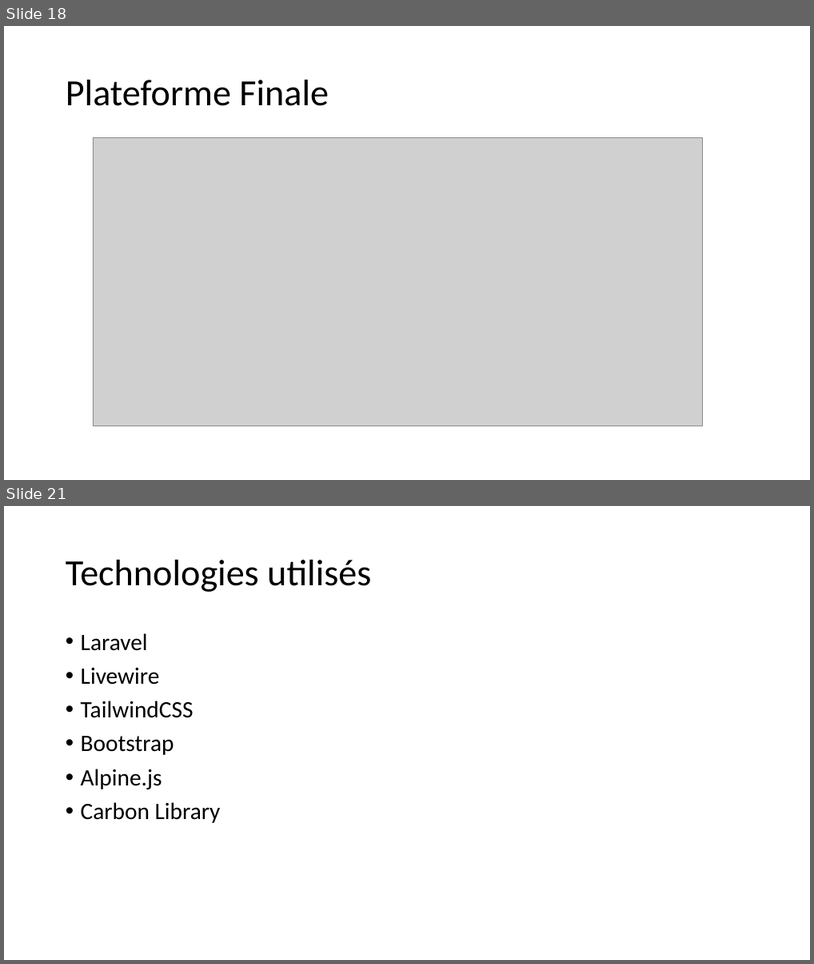
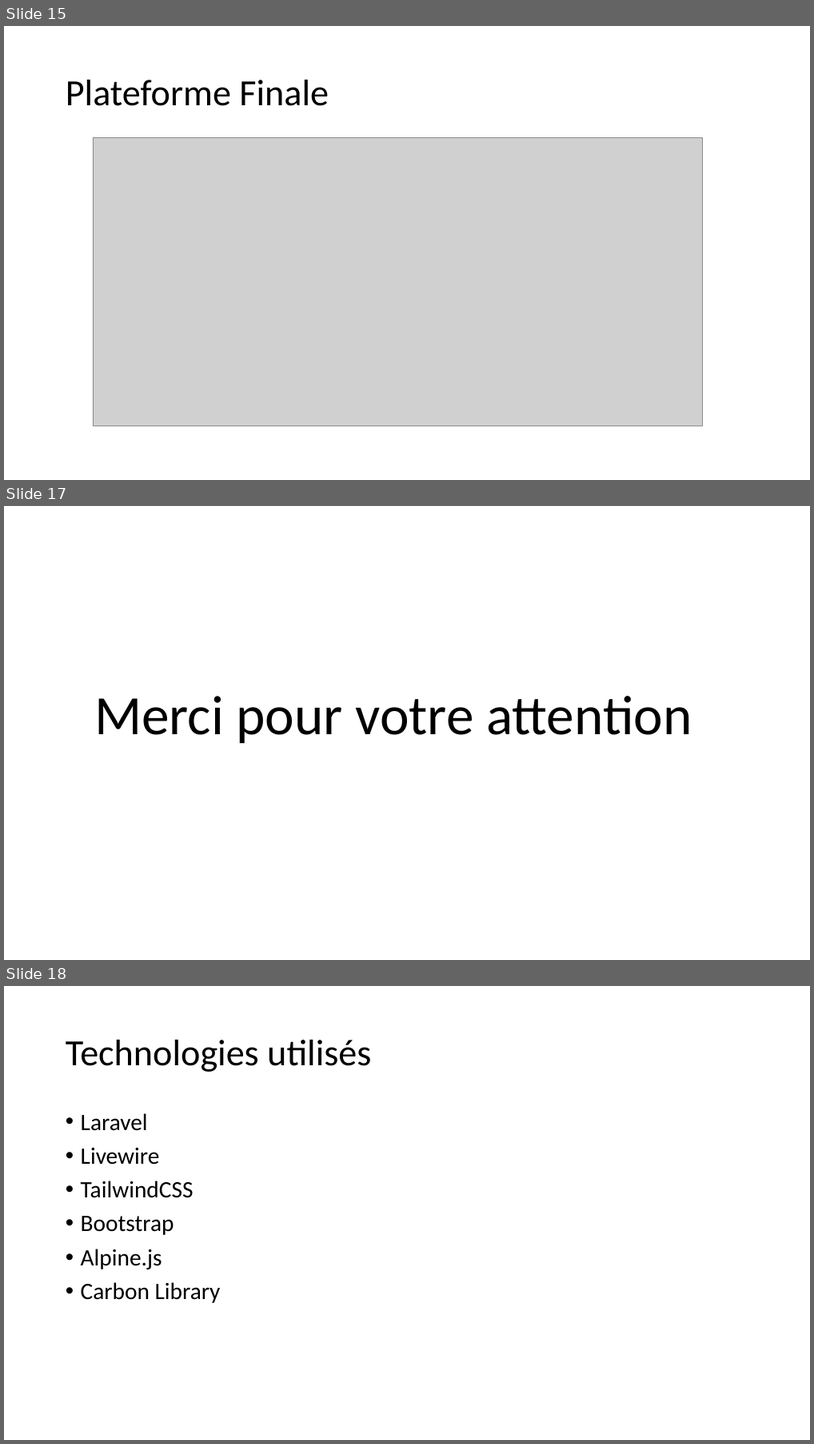
Before and after one commit to saidworks/fil_rouge, a slide deck: Presentation.pptx. Shown one above the other, each under a label of ours: slides 18 and 21 before the commit, slides 15, 17 and 18 after it; the slides between them are not shown. The pictures are 814x964 and 814x1444 pixels, drawn with LibreOffice and Linux fonts; fonts in the diff are those of the drawing; grey boxes stand for pictures. Boxes give left, top, right and bottom in pixels: in the first picture for what was removed or moved away, otherwise in the second. Text is boxed around its words. In the diff, an @@ line names an element or a change of style, - is before the commit and + after.

```diff
--- a/Presentation.pptx
+++ b/Presentation.pptx
@@ slide 17 added at <box>4,506,810,960</box>, background #FFFFFF @@
@@ text added at <box>94,696,692,744</box>, 66 pt, text #000000 @@
+Merci pour votre attention
@@ what was slide 18 is now slide 15 @@
@@ what was slide 21 is now slide 18 @@
```
Also in this commit, not shown: 6 slides changed, 5 other slides added, 11 slides removed, 2 other files.
